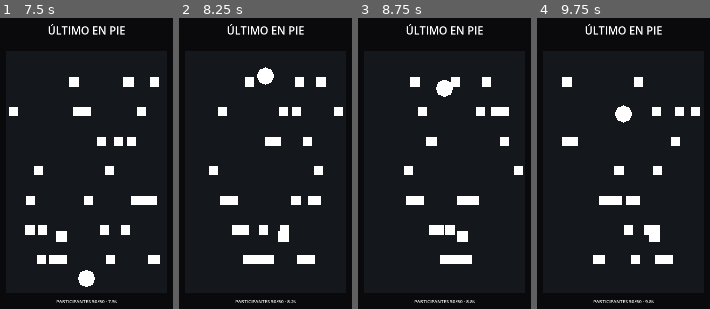
Above: before the commit, frames 1-4 (left to right).
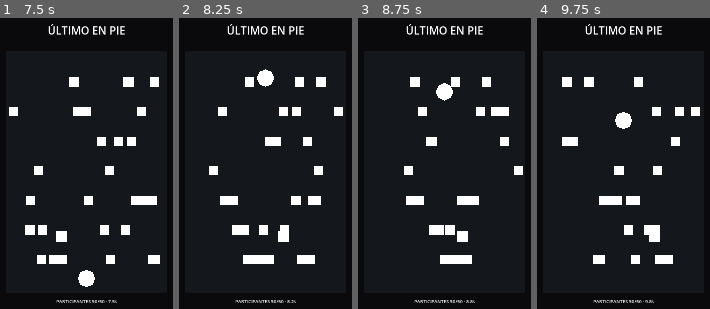
Above: after the commit, the same moments.

Repository: Baltas80/ULTIMO-EN-PIE
Game: Godot game, scene res://scenes/main.tscn
The game is run twice, just before and just after one commit, with the same random seed, the same clock (stepped at 60 frames per second) and the same inputs.
Inputs (mouse positions are in pixels of both pictures, inside the frame that each line leads up to):
- Up to frame 1 (7.5 s): move the mouse to (128, 151) at 0.52 s; click (128, 151) at 0.67 s; drag from (50, 186) to (86, 90) at 1.27 s; move the mouse to (105, 96) at 2.02 s; click (105, 96) at 2.17 s; drag from (77, 236) to (31, 119) at 2.77 s; move the mouse to (141, 218) at 3.52 s; click (141, 218) at 3.67 s; drag from (31, 119) to (86, 175) at 4.27 s; move the mouse to (95, 169) at 5.02 s; click (95, 169) at 5.17 s; drag from (58, 87) to (50, 186) at 5.77 s; move the mouse to (128, 151) at 6.52 s; click (128, 151) at 6.67 s; drag from (50, 186) to (86, 271) at 7.27 s
- Up to frame 2 (8.25 s): move the mouse to (284, 96) at 8.02 s; click (284, 96) at 8.17 s
- Up to frame 3 (8.75 s): no input
- Up to frame 4 (9.75 s): drag from (614, 236) to (568, 119) at 8.77 s; move the mouse to (678, 218) at 9.52 s; click (678, 218) at 9.67 s

Frame 1 is identical in both runs. In frame 2, 0.1% of the frame differs, in the area x 45-55%, y 16-24%; in frame 3, 0.2%; in frame 4, 0.6%, in the area x 27-55%, y 20-39%.
Error in both runs: Trying to assign an array of type "Array" to a variable of type "Array[Node]". (res://scripts/main.gd:66)

Commit message:
feat: make hazard difficulty progress across cycles

Diff:
--- a/scripts/hazard.gd
+++ b/scripts/hazard.gd
@@ -4,8 +4,10 @@
 @export var end_y: float = 1080.0
 @export var descent_speed: float = 90.0
 @export var acceleration: float = 6.0
+@export var cycle_speed_step: float = 12.0
 
 var elapsed := 0.0
+var cycle_index := 0
 var current_speed := 0.0
 var main_controller: Node = null
 
@@ -18,12 +20,13 @@
 
 func _physics_process(delta: float) -> void:
 	elapsed += delta
-	current_speed = descent_speed + acceleration * elapsed
+	current_speed = descent_speed + float(cycle_index) * cycle_speed_step + acceleration * elapsed
 	position.y += current_speed * delta
 	if position.y >= end_y:
 		position.y = start_y
 		elapsed = 0.0
-		current_speed = descent_speed
+		cycle_index += 1
+		current_speed = descent_speed + float(cycle_index) * cycle_speed_step
 
 func eliminate_participant(body: Node) -> void:
 	if body.has_method("eliminate"):
